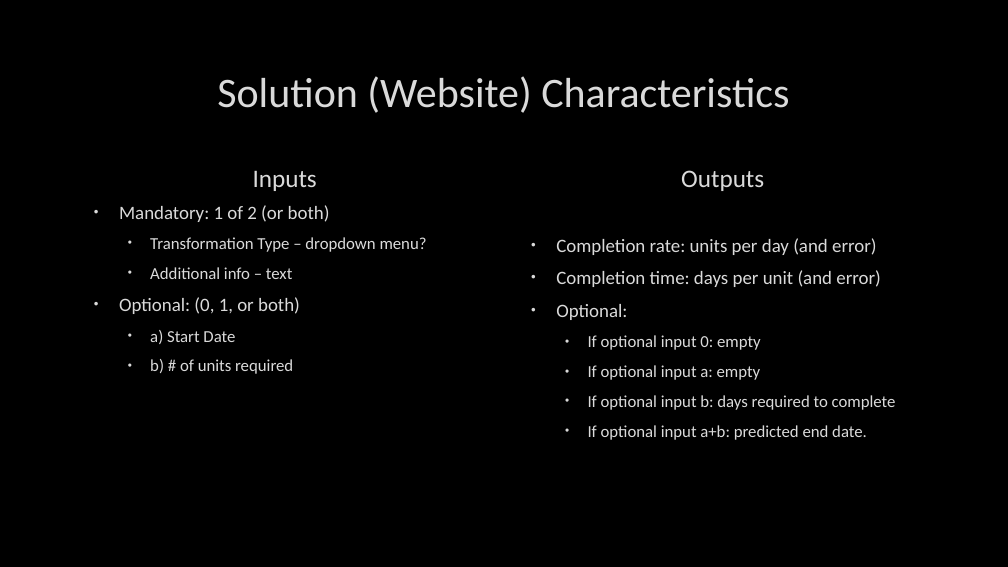
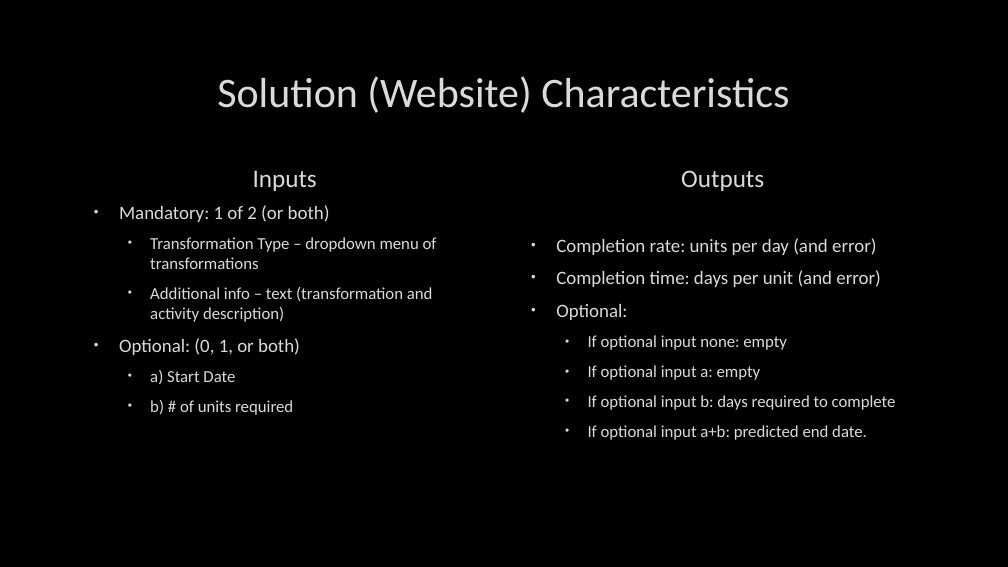
Before and after one commit to danylokolos/Construction-Management, a slide deck: slide 3 of DanyloThoughts.pptx. Drawn at 1008x567 pixels with LibreOffice and Linux fonts; fonts in the diff are those of the drawing; background and template pictures are left out. Boxes give left, top, right and bottom in pixels: in the first picture for what was removed or moved away, otherwise in the second. Text is boxed around its words. In the diff, an @@ line names an element or a change of style, - is before the commit and + after.

```diff
--- a/DanyloThoughts.pptx
+++ b/DanyloThoughts.pptx
@@ text at [150, 237, 437, 322]: text changed @@
-  • Transformation Type – dropdown menu?
-  • Additional info – text
+  • Transformation Type – dropdown menu of transformations
+  • Additional info – text (transformation and activity description)
@@ text at [588, 335, 787, 350]: text changed @@
-  • If optional input 0: empty
+  • If optional input none: empty
```
Also in this commit, not shown: 1 other slide changed, 21 other files.
